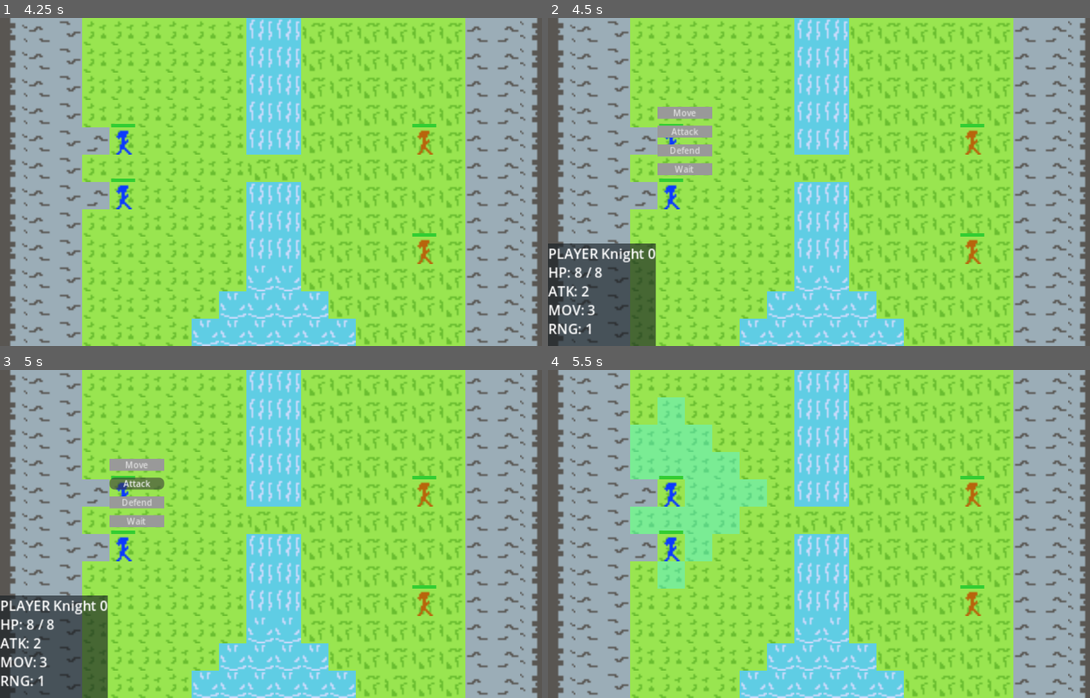
Above: before the commit, frames 1-4 (two rows, left to right).
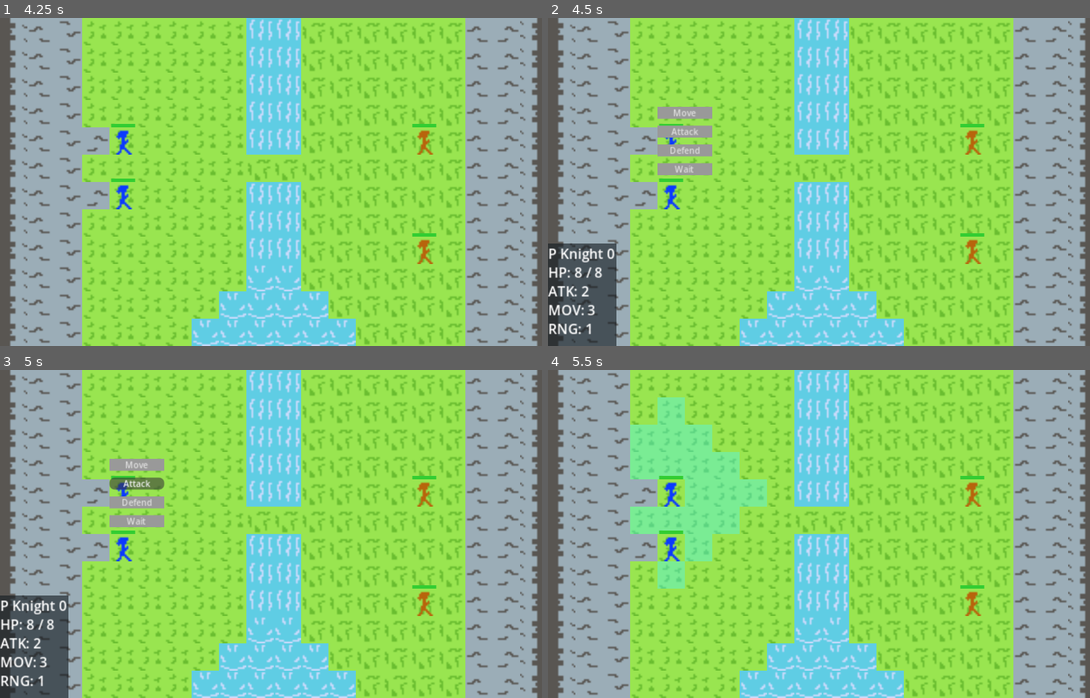
Above: after the commit, the same moments.

Repository: gui-stefanini/basictrpg
Game: Godot game, scene res://Scenes/InGame/game_manager.tscn
Two runs of this game, one before a commit and one after it. Both use one fixed random seed, a clock stepped at 60 frames per second and the inputs below. This scene is started directly instead of the project's main scene.
Inputs (mouse positions are in pixels of both pictures, inside the frame that each line leads up to):
- Up to frame 1 (4.25 s): tap Enter at 0.5, 2, 3.5 s; move the mouse to (395, 165) at 0.52 s; click (395, 165) at 0.67 s; tap Space at 1.25, 2.75 s; move the mouse to (162, 198) at 1.27 s; click (162, 198) at 1.42 s; move the mouse to (330, 109) at 2.02 s; click (330, 109) at 2.17 s; move the mouse to (243, 247) at 2.77 s; click (243, 247) at 2.92 s; move the mouse to (439, 231) at 3.52 s; click (439, 231) at 3.67 s
- Up to frame 2 (4.5 s): tap Space at 4.25 s; move the mouse to (656, 132) at 4.27 s; click (656, 132) at 4.42 s
- Up to frame 3 (5 s): no input
- Up to frame 4 (5.5 s): click "Move" at 5 s

Frame 1 is identical in both runs. In frame 2, 2.5% of the frame differs, in the area x 1-20%, y 68-100%; in frame 3, 2.5%; in frame 4, nothing differs.

Commit message:
Ver(Pre:1.17.8)
Reinforcements implemented

Diff:
--- a/Scripts/GameScripts/game_manager.gd
+++ b/Scripts/GameScripts/game_manager.gd
@@ -45,6 +45,35 @@
 	ManagerTimer.start()
 	await ManagerTimer.timeout
 
+func FindClosestValidSpawn(start_tile: Vector2i, occupied_tiles: Array[Vector2i], unit_data: UnitData) -> Vector2i:
+	var move_data_name = unit_data.MovementType.Name
+
+	if not MyMoveManager.AStarInstances.has(move_data_name):
+		push_error("No AStar grid found for movement type: " + move_data_name)
+		return start_tile
+
+	var astar = MyMoveManager.AStarInstances[move_data_name]
+
+	var check_queue: Array[Vector2i] = [start_tile]
+	var queued: Array[Vector2i] = [start_tile]
+
+	while not check_queue.is_empty():
+		var current_tile = check_queue.pop_front()
+
+		var point_id = MyMoveManager.vector_to_id(current_tile)
+		if astar.has_point(point_id) and not astar.is_point_disabled(point_id) and not occupied_tiles.has(current_tile):
+			return current_tile
+
+		var directions = [Vector2i.UP, Vector2i.DOWN, Vector2i.LEFT, Vector2i.RIGHT]
+		for direction in directions:
+			var neighbor = current_tile + direction
+			if not queued.has(neighbor):
+				queued.append(neighbor)
+				check_queue.push_back(neighbor)
+
+	push_warning("Could not find a valid spawn point for a unit at " + str(start_tile))
+	return start_tile
+
 func DefinePlayerUnits():
 	for i in range(GameData.player_units.size()):
 		CurrentLevel.PlayerSpawns[i].UnitClass = GameData.player_units[i]
@@ -64,12 +93,11 @@
 			new_unit = EnemyScene.instantiate()
 
 	new_unit.Data = unit_data
-	#new_unit.Faction = spawn_info.Faction
 
 	if spawn_info.Faction != Unit.Factions.PLAYER:
 		new_unit.AI = spawn_info.AI
 
-	new_unit.name = "%s %s %d" % [Unit.Factions.find_key(spawn_info.Faction), unit_data.Name, NumberOfUnits]
+	new_unit.name = "%s %s %d" % [Unit.Factions.find_key(spawn_info.Faction)[0], unit_data.Name, NumberOfUnits]
 	NumberOfUnits += 1
 	add_child(new_unit)
 
@@ -81,7 +109,7 @@
 
 	var occupied_tiles = MyMoveManager.GetOccupiedTiles()
 	if occupied_tiles.has(spawn_pos):
-		pass #HERE GEMINI
+		spawn_pos = FindClosestValidSpawn(spawn_pos, occupied_tiles, unit_data)
 	var tile_grid_position = GroundGrid.map_to_local(spawn_pos)
 	var tile_global_position = GroundGrid.to_global(tile_grid_position)
 	new_unit.global_position = tile_global_position
@@ -92,50 +120,6 @@
 func SpawnStartingUnits():
 	SpawnUnitGroup(CurrentLevel.PlayerSpawns)
 	SpawnUnitGroup(CurrentLevel.EnemySpawns)
-
-#func SpawnPlayerUnits():
-	#for i in range(GameData.player_units.size()):
-		#var unit_data = GameData.player_units[i]
-		#var spawn_info = CurrentLevel.PlayerSpawns[i]
-		#var spawn_pos = spawn_info.Position
-		#
-		#var new_unit: Unit = PlayerScene.instantiate()
-		#new_unit.name = unit_data.Name + str(i + 1)
-		#
-		#new_unit.Data = unit_data
-		#new_unit.Faction = Unit.Factions.PLAYER
-		#
-		#add_child(new_unit)
-		#PlayerUnits.append(new_unit)
-		#unit_spawned.emit(new_unit)
-		#
-		#var tile_grid_position = GroundGrid.map_to_local(spawn_pos)
-		#var tile_global_position = GroundGrid.to_global(tile_grid_position)
-		#new_unit.global_position = tile_global_position
-		#new_unit.unit_died.connect(_on_unit_died)
-#
-#func SpawnEnemyUnits():
-	#for i in range(CurrentLevel.EnemySpawns.size()):
-		#var spawn_info = CurrentLevel.EnemySpawns[i]
-		#var unit_data = spawn_info.UnitClass
-		#var spawn_pos = spawn_info.Position
-		#
-		#var new_unit: Unit = EnemyScene.instantiate()
-		#new_unit.name = "E " + unit_data.Name + str(i)
-		#
-		#new_unit.Data = unit_data
-		#new_unit.AI = spawn_info.AI
-		#new_unit.Faction = Unit.Factions.ENEMY
-		#
-		#add_child(new_unit)
-		#EnemyUnits.append(new_unit)
-		#
-		#var tile_grid_position = GroundGrid.map_to_local(spawn_pos)
-		#var tile_global_position = GroundGrid.to_global(tile_grid_position)
-		#new_unit.global_position = tile_global_position
-		#
-		#unit_spawned.emit(new_unit)
-		#new_unit.unit_died.connect(_on_unit_died)
 
 func HideUI():
 	ActionMenu.HideMenu()
@@ -216,17 +200,6 @@
 	GroundGrid = CurrentLevel.GroundGrid
 	HighlightLayer = CurrentLevel.HighlightLayer
 
-#func SetLevelManager():
-	#CurrentLevelManager.victory.connect(EndGame.bind(true))
-	#CurrentLevelManager.defeat.connect(EndGame.bind(false))
-	#
-	#unit_turn_ended.connect(CurrentLevelManager._on_unit_turn_ended)
-	#unit_died.connect(CurrentLevelManager._on_unit_died)
-	#unit_spawned.connect(CurrentLevelManager._on_unit_spawned)
-	#unit_removed.connect(CurrentLevelManager._on_unit_removed)
-	#
-	#level_set.connect(CurrentLevelManager._on_level_set)
-
 func SetAuxiliaryManagers():
 	CurrentLevelManager.initialize(self)
 	level_set.emit()
--- a/Scripts/GameScripts/unit_info_panel.gd
+++ b/Scripts/GameScripts/unit_info_panel.gd
@@ -16,6 +16,7 @@
 	AttackLabel.text = "ATK: " + str(unit.Data.AttackPower)
 	MoveLabel.text = "MOV: " + str(unit.Data.MoveRange)
 	AttackRangeLabel.text = "RNG: " + str(unit.Data.AttackRange)
+	UiFunctions.ClampUI(self)
 	show()
 
 func _ready() -> void:
